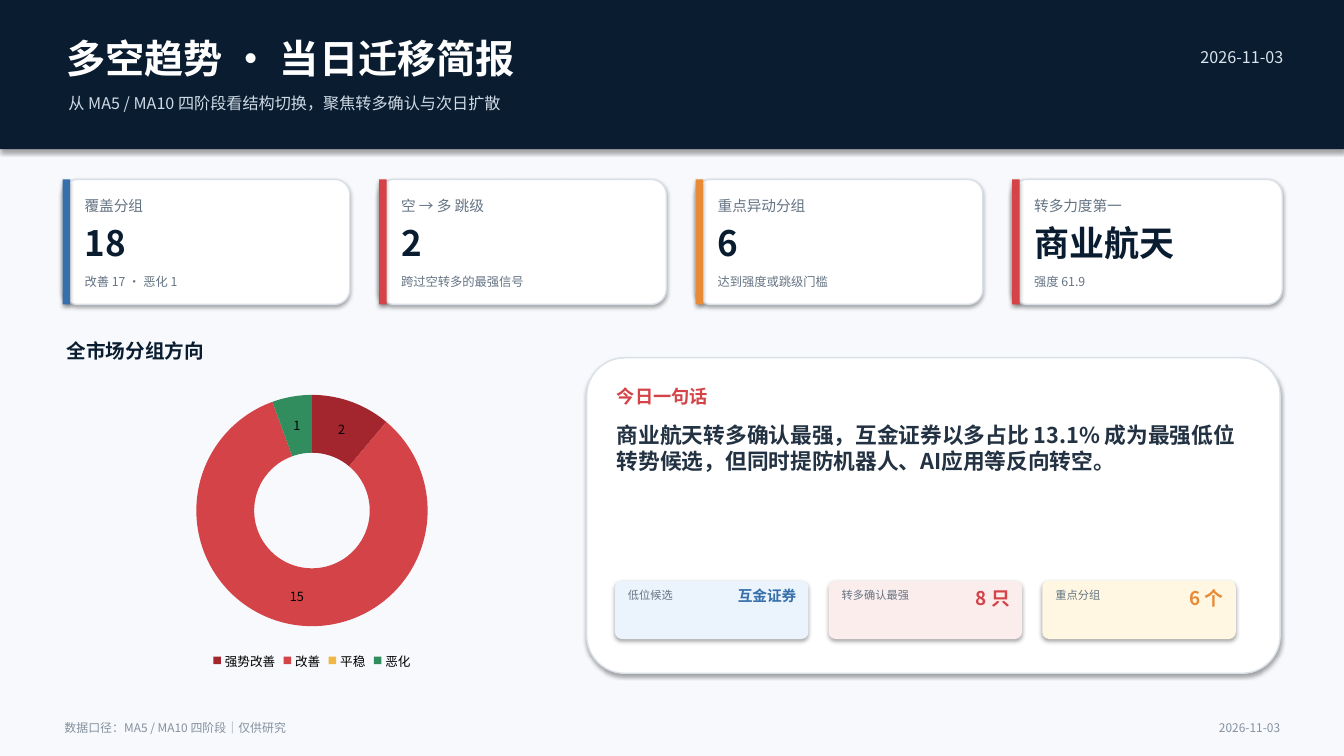
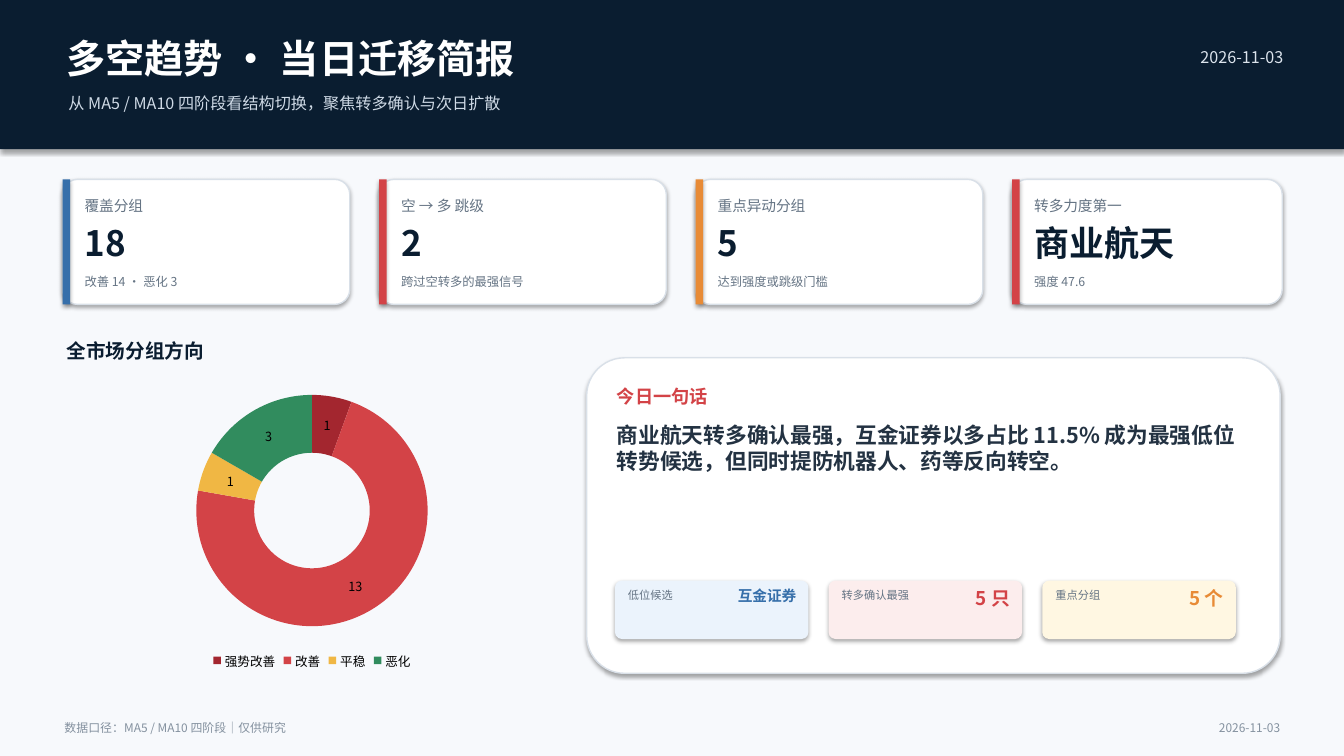
Before and after one commit to nancybhc/a-share-blast-lab, a slide deck: slide 1 of assets/多空阶段简报_2026-11-03.pptx. Drawn at 1344x756 pixels with LibreOffice and Linux fonts; fonts in the diff are those of the drawing. Boxes give left, top, right and bottom in pixels: in the first picture for what was removed or moved away, otherwise in the second. Text is boxed around its words. In the diff, an @@ line names an element or a change of style, - is before the commit and + after.

```diff
--- a/assets/多空阶段简报_2026-11-03.pptx
+++ b/assets/多空阶段简报_2026-11-03.pptx
@@ text at [718,230,739,257]: text changed @@
-6
+5
@@ text at [85,276,178,287]: text changed @@
-改善 17 · 恶化 1
+改善 14 · 恶化 3
@@ text at [1034,276,1085,287]: text changed @@
-强度 61.9
+强度 47.6
@@ doughnut chart at [73,381,552,674] @@
-Series 1: 2, 15, 0, 1
+Series 1: 1, 13, 1, 3
@@ text at [617,424,1235,472]: text changed @@
-商业航天转多确认最强，互金证券以多占比 13.1% 成为最强低位转势候选，但同时提防机器人、AI应用等反向转空。
+商业航天转多确认最强，互金证券以多占比 11.5% 成为最强低位转势候选，但同时提防机器人、药等反向转空。
@@ text at [976,590,1010,607]: text changed @@
-8 只
+5 只
@@ text at [1190,589,1224,607]: text changed @@
-6 个
+5 个
```
Also in this commit, not shown: 3 other slides changed, 8 other files.
